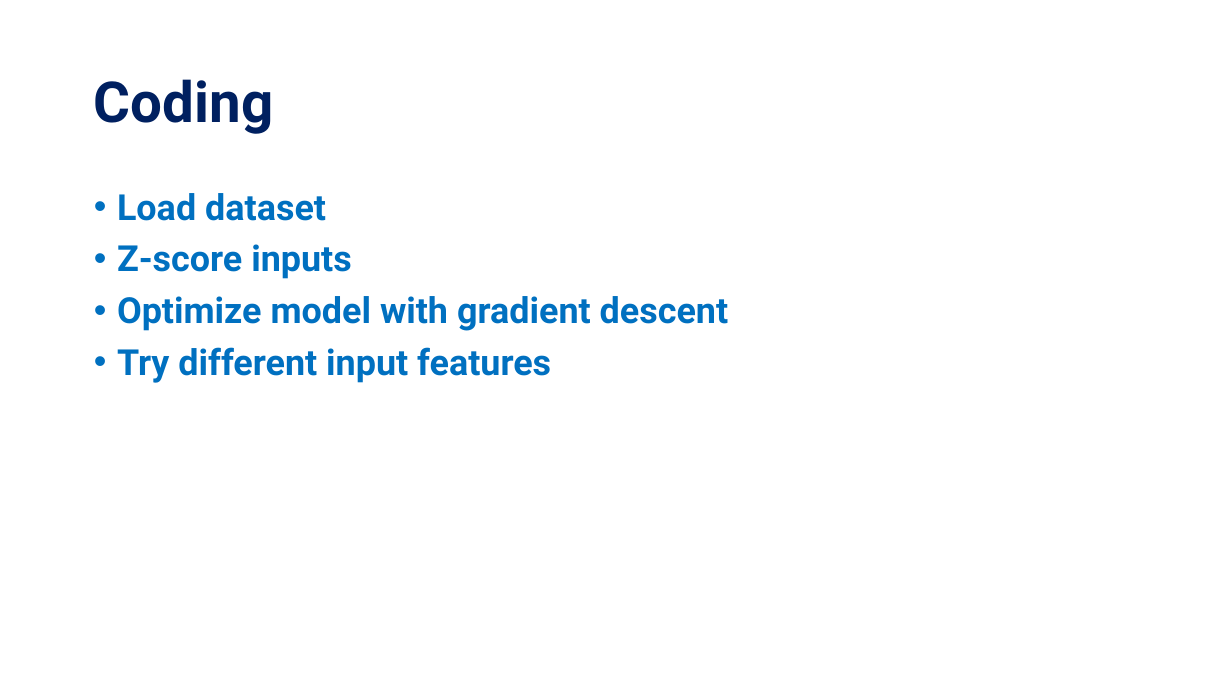
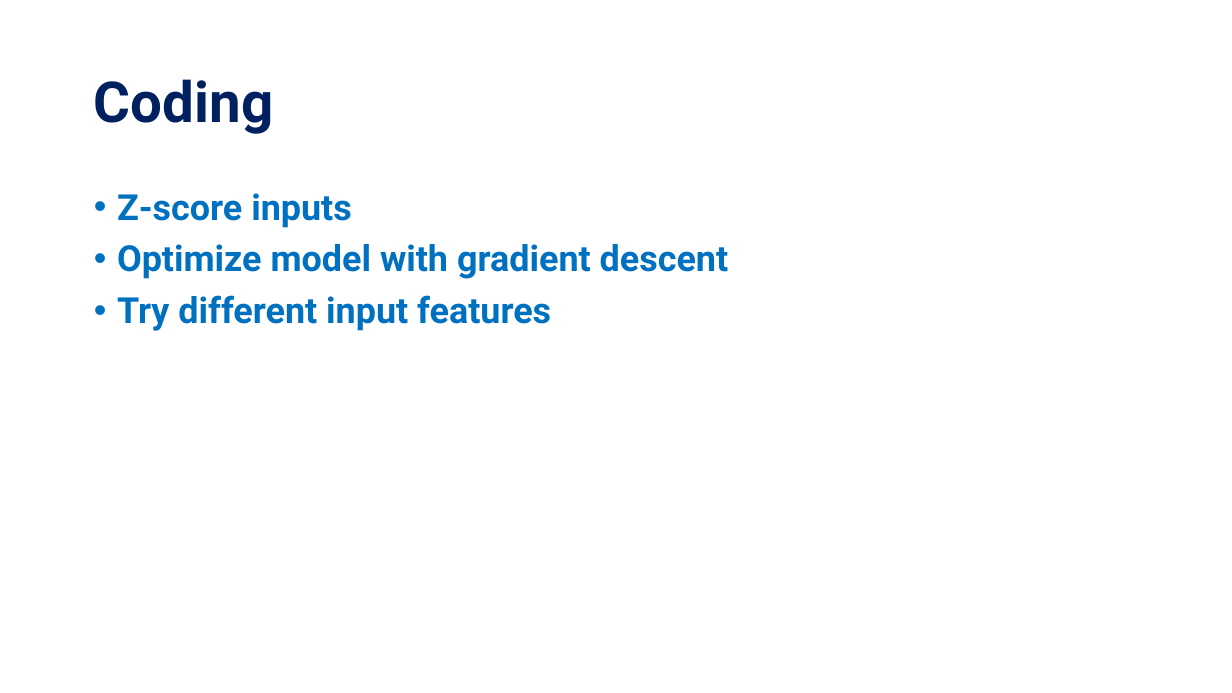
Before and after one commit to KISRDevelopment/python-ml-2025, a slide deck: slide 8 of slides/block3.pptx. Drawn at 1232x693 pixels with LibreOffice and Linux fonts; fonts in the diff are those of the drawing. Boxes give left, top, right and bottom in pixels: in the first picture for what was removed or moved away, otherwise in the second. Text is boxed around its words. In the diff, an @@ line names an element or a change of style, - is before the commit and + after.

```diff
--- a/slides/block3.pptx
+++ b/slides/block3.pptx
@@ text at (117, 193, 326, 221): paragraph removed @@
-• Load dataset
```
Also in this commit, not shown: 1 other file.
